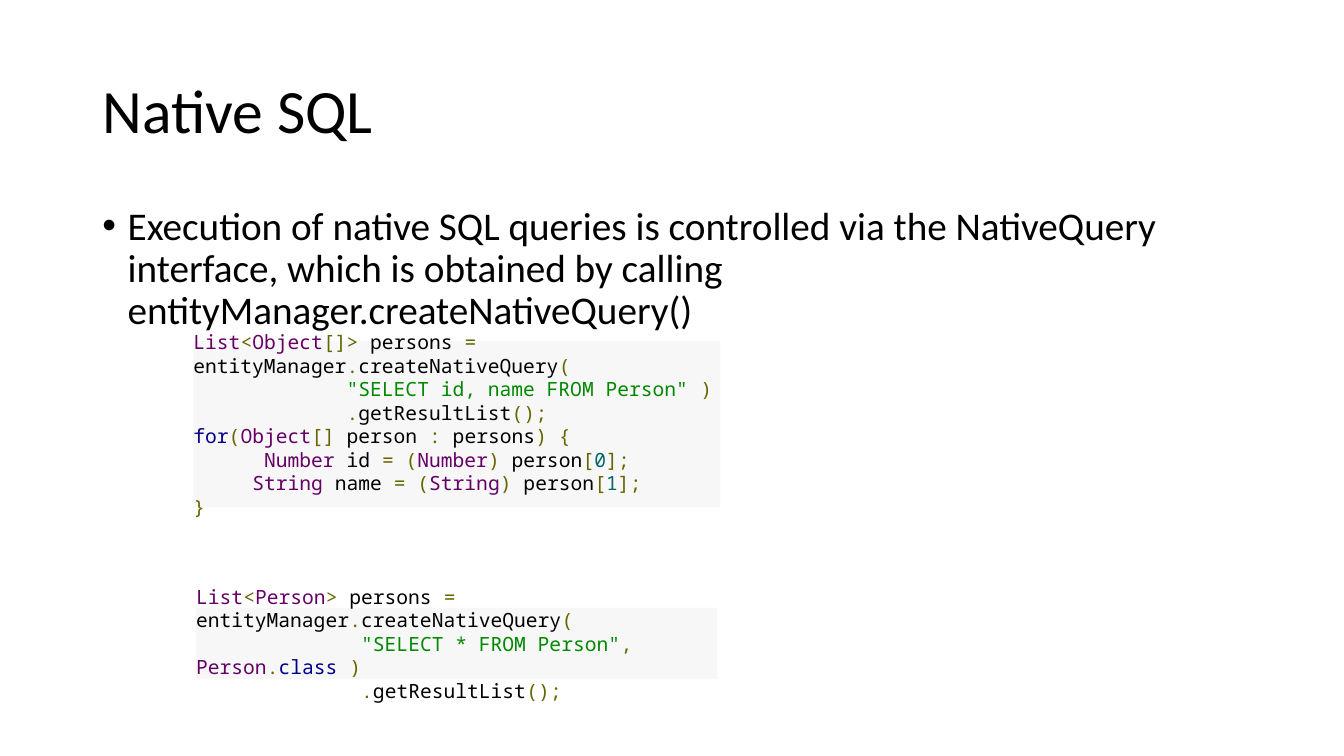
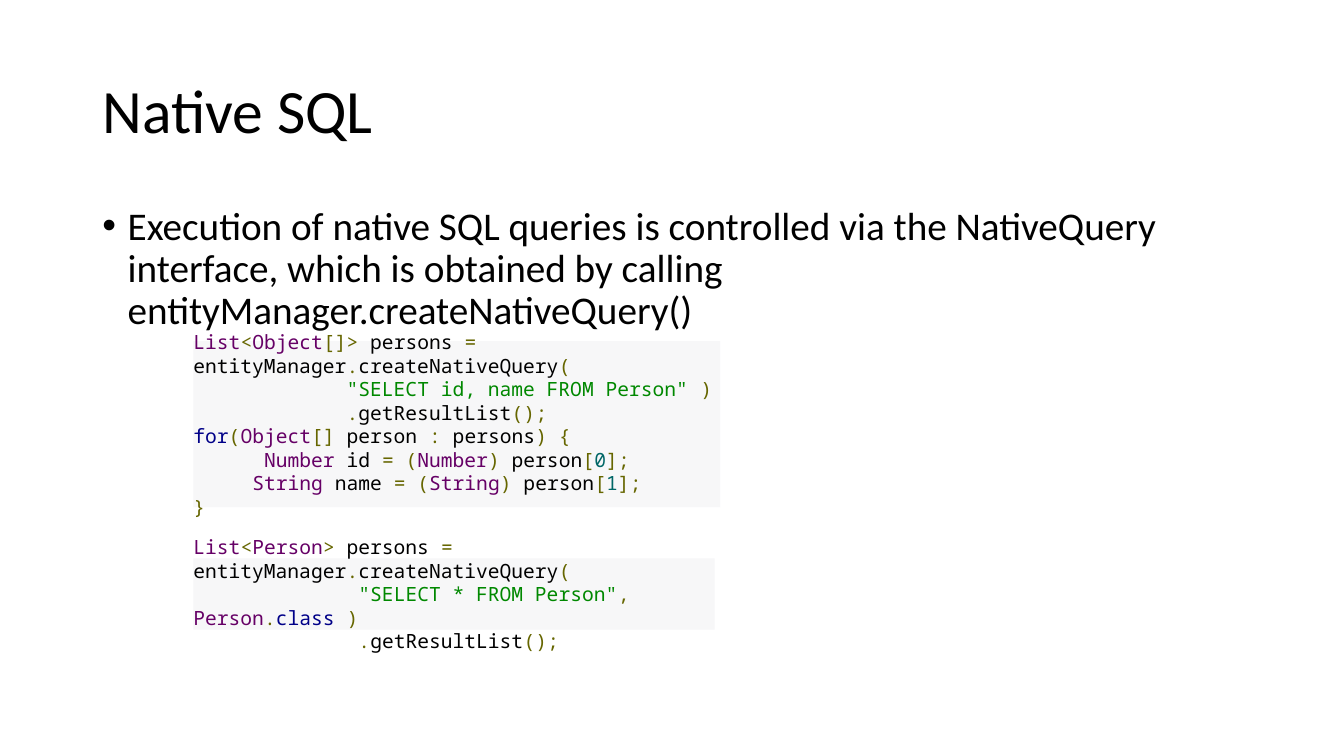
Before and after one commit to lawren43/mytest-repo, a slide deck: slide 20 of test-springmvc/doc/2.JPA Programming.pptx (slide 21 before the commit). Drawn at 1344x756 pixels with LibreOffice and Linux fonts; fonts in the diff are those of the drawing. Boxes give left, top, right and bottom in pixels: in the first picture for what was removed or moved away, otherwise in the second. Text is boxed around its words. In the diff, an @@ line names an element or a change of style, - is before the commit and + after.

Commit message:
add

```diff
--- a/test-springmvc/doc/2.JPA Programming.pptx
+++ b/test-springmvc/doc/2.JPA Programming.pptx
@@ rectangle "List<Person> persons = entityManager.createNativeQuery(": place and size @@
-rectangle "List<Person> persons = entityManager.createNativeQuery(" at box(197, 608, 718, 680)
+rectangle "List<Person> persons = entityManager.createNativeQuery(" at box(194, 559, 715, 630)
```
Also in this commit, not shown: 1 slide removed.
